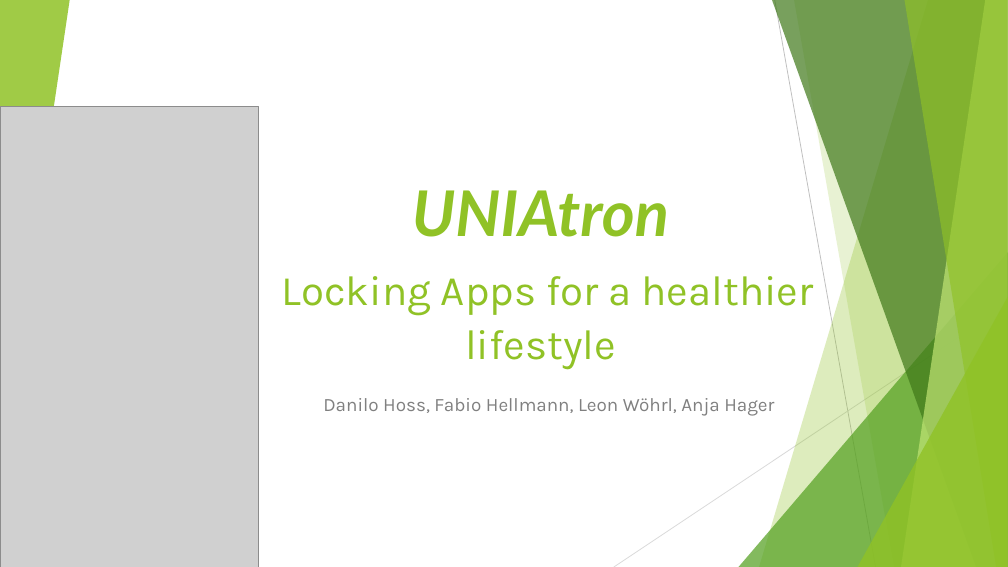
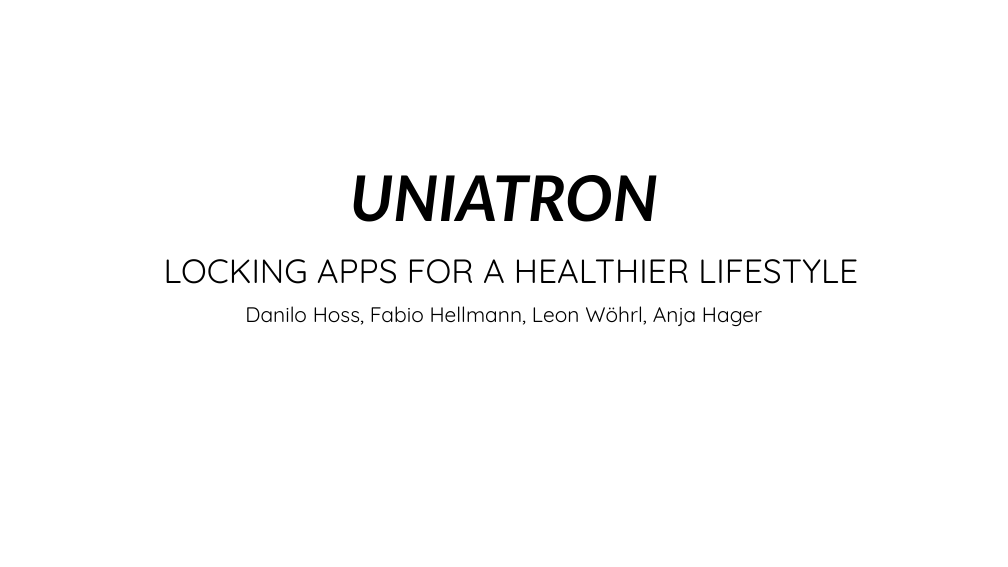
Before and after one commit to FHellmann/Uniatron, a slide deck: slide 1 of doc/Presentation/Uniatron-Presentation1207.pptx. Drawn at 1008x567 pixels with LibreOffice and Linux fonts; fonts in the diff are those of the drawing; grey boxes stand for pictures; background and template pictures are left out. Boxes give left, top, right and bottom in pixels: in the first picture for what was removed or moved away, otherwise in the second. Text is boxed around its words. In the diff, an @@ line names an element or a change of style, - is before the commit and + after.

Commit message:
Update final presentation

```diff
--- a/doc/Presentation/Uniatron-Presentation1207.pptx
+++ b/doc/Presentation/Uniatron-Presentation1207.pptx
@@ group removed at bbox=[0, 0, 1008, 567]: 5 freeform shapes, 3 triangles, 2 lines @@
@@ picture removed at bbox=[0, 107, 259, 567] @@
@@ title at bbox=[164, 175, 858, 284]: text changed; size 40 to 32 pt; font Karla to Quicksand; text colour #90C226 to #000000 @@
-UNIAtron
-Locking Apps for a healthier lifestyle
+UNIATRON
+LOCKING APPS FOR A HEALTHIER LIFESTYLE
@@ subtitle "Danilo Hoss, Fabio Hellmann, Leon ...": place and size @@
-subtitle "Danilo Hoss, Fabio Hellmann, Leon ..." at bbox=[323, 398, 774, 416]
+subtitle "Danilo Hoss, Fabio Hellmann, Leon ..." at bbox=[245, 306, 762, 326]
@@ subtitle "Danilo Hoss, Fabio Hellmann, Leon ..." at bbox=[245, 306, 762, 326]: size 18 to 20 pt, font Karla to Quicksand, text colour #808080 to #000000; alignment right to centre; line spacing 1 to 0.9 @@
```
Also in this commit, not shown: 1 other slide changed, 4 slides added, 8 slides removed.
